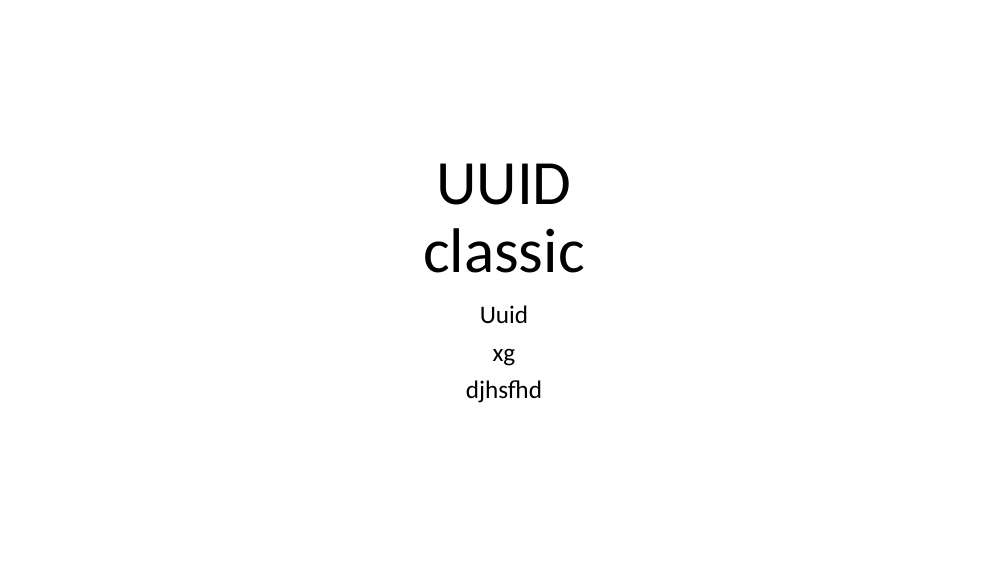
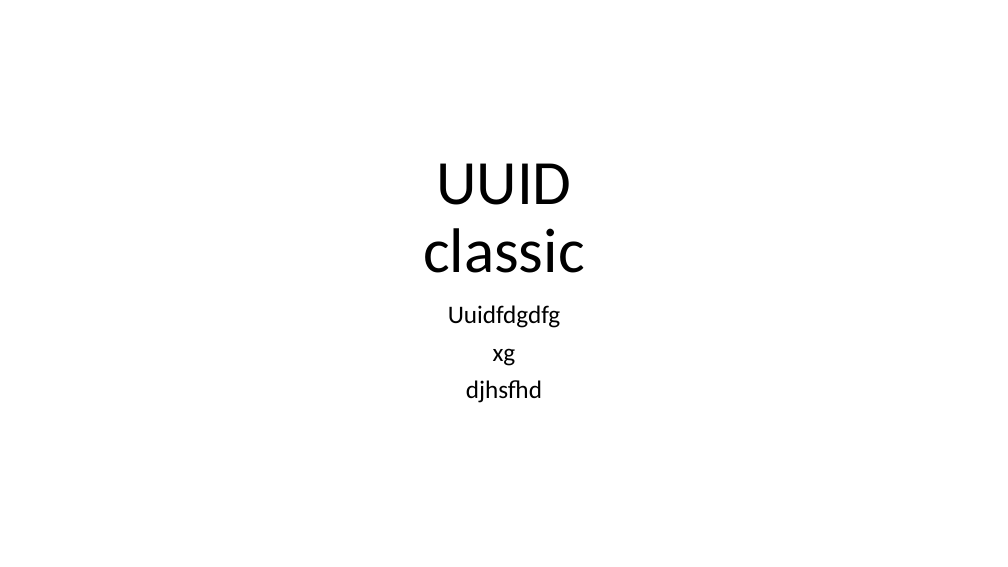
Before and after one commit to githubsamtest/Private_Repo1, a slide deck: slide 1 of UUID_p.pptx. Drawn at 1008x567 pixels with LibreOffice and Linux fonts; fonts in the diff are those of the drawing. Boxes give left, top, right and bottom in pixels: in the first picture for what was removed or moved away, otherwise in the second. Text is boxed around its words. In the diff, an @@ line names an element or a change of style, - is before the commit and + after.

```diff
--- a/UUID_p.pptx
+++ b/UUID_p.pptx
@@ subtitle at (x1=448, y1=305, x2=560, y2=328): text changed @@
-Uuid
+Uuidfdgdfg
```
Also in this commit, not shown: 1 other file.
